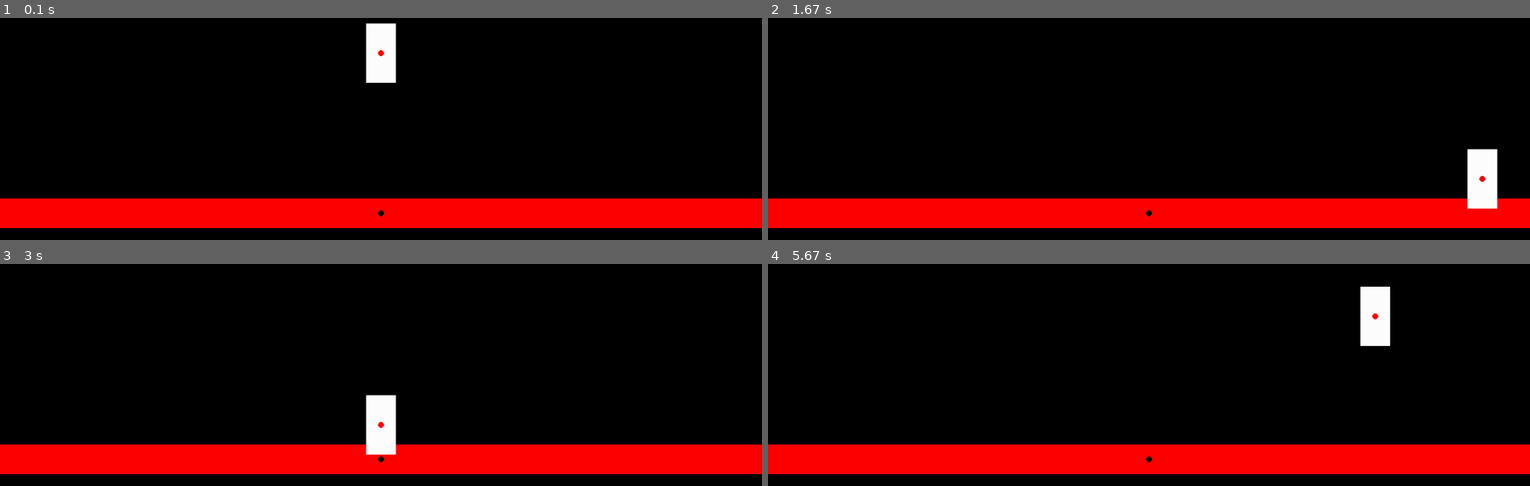
Above: before the commit, frames 1-4 (two rows, left to right).
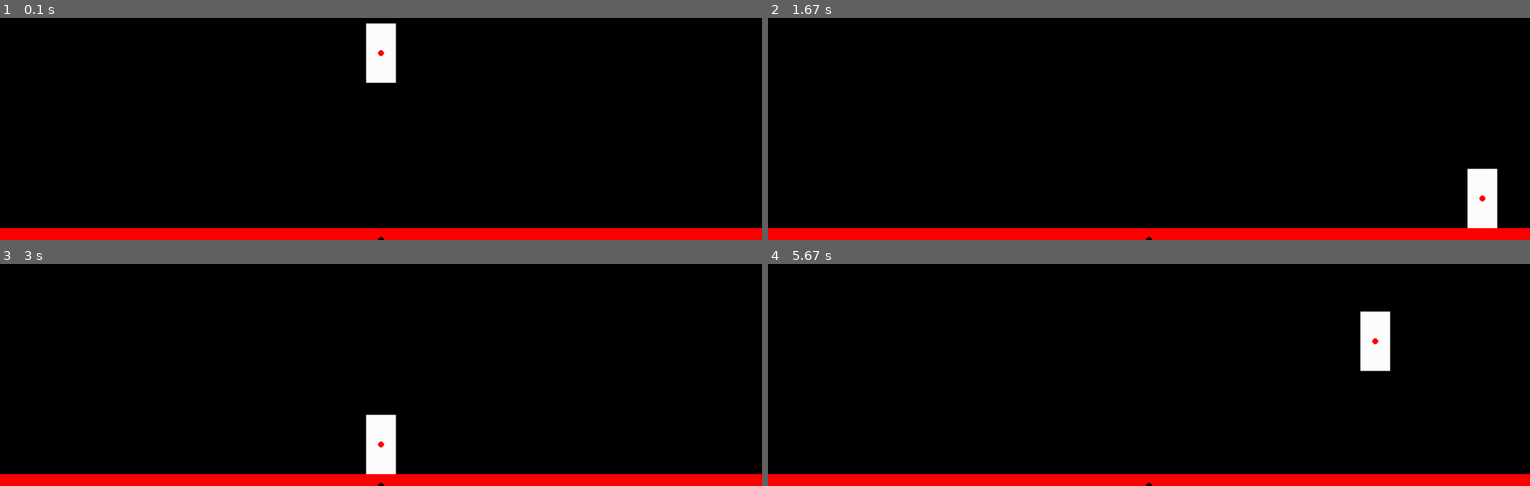
Above: after the commit, the same moments.

Repository: PyroRay/Python-Pygame-Stuff
Game: pygame game, started from FinalProjectPlatformer/Platformer.py
The game is run twice, just before and just after one commit, with the same random seed, the same clock (stepped at 60 frames per second) and the same inputs.
Inputs:
- Up to frame 1 (0.1 s): no input
- Up to frame 2 (1.67 s): hold D 0.33-0.8 s; hold W 0.83-1.13 s; hold D 1.17-1.63 s
- Up to frame 3 (3 s): hold A 1.67-2.2 s; hold A 2.57-2.97 s
- Up to frame 4 (5.67 s): hold W 3-3.37 s; hold D 3.4-4.03 s; hold A 4.47-4.93 s; hold D 4.97-5.43 s; hold W from 5.47 s (still down)

The runs differ from the first frame. In frame 1, 19% of the frame differs, in the area x 0-100%, y 80-100%; in frame 2, 19%; in frame 3, 19%; in frame 4, 20%, in the area x 0-100%, y 9-100%.

Commit message:
fixed clipping through ground

Diff:
--- a/FinalProjectPlatformer/Platformer.py
+++ b/FinalProjectPlatformer/Platformer.py
@@ -12,6 +12,7 @@
 fpsClock = pygame.time.Clock()
 clrBlack = pygame.Color(0, 0, 0)
 clrRed = pygame.Color(255, 0, 0)
+clrGreen = pygame.Color(0, 255, 0)
 clrWhite = pygame.Color(255, 255, 255)
 left_pressed = False
 right_pressed = False
@@ -58,7 +59,7 @@
 
 def onGround(plr):
     # print(plr.y)
-    if plr.y + plr.size[1] >= screendim[1]-20:
+    if plr.y + plr.size[1]/2 >= screendim[1]-20:
         return True
     else:
         return False
@@ -67,7 +68,7 @@
     plr.move(0, -jumptime)
 
 player1 = player(10, clrWhite, 100, 50, screendim[0]//2, screendim[1]//2)
-platform1 = platform(clrRed, 50, screendim[0], screendim[0]//2, screendim[1] - 45)
+platform1 = platform(clrRed, 40, screendim[0], screendim[0]//2, screendim[1])
 
 while runGame:
     windowSurfaceObj.fill(clrBlack)
@@ -134,6 +135,8 @@
         jumptime = -5
 
     if player1.falling:
+        if fallspeed > (screendim[1]-20) - (player1.y + player1.size[1]/2): #checks if the player's falling vector is larger than the distance to the ground
+            fallspeed = int((screendim[1] - 20) - (player1.y + player1.size[1]/2))
         player1.move(0, fallspeed)
         fallspeed += 1
 
@@ -142,6 +145,8 @@
     player1.move()
     player1.draw()
 
+    # pygame.draw.circle(windowSurfaceObj, clrGreen, (player1.x, (player1.y + player1.size[1]//2)), 5) #draws circle at bottom of player
+
     # print("tick")
 
     pygame.display.update()
